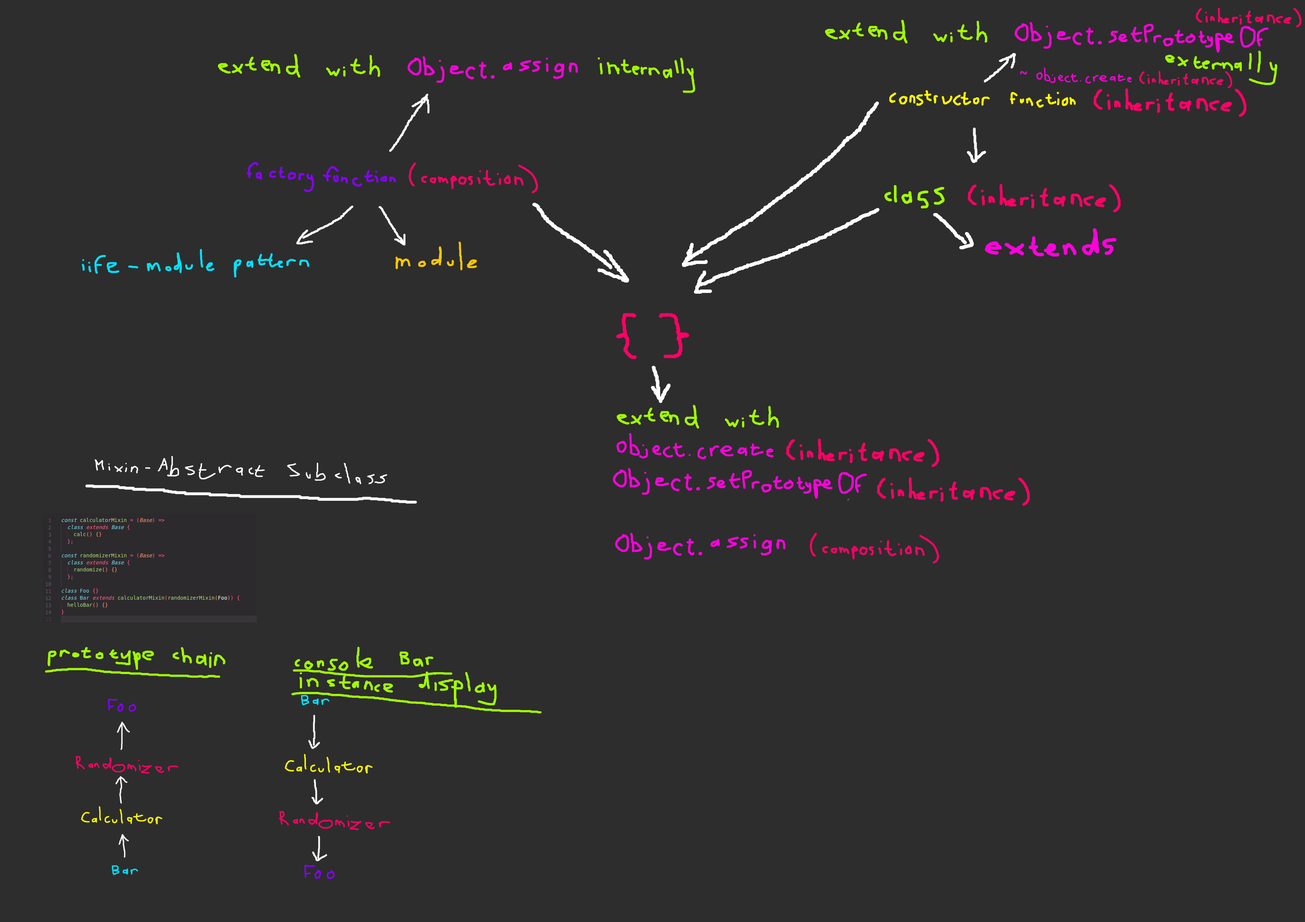
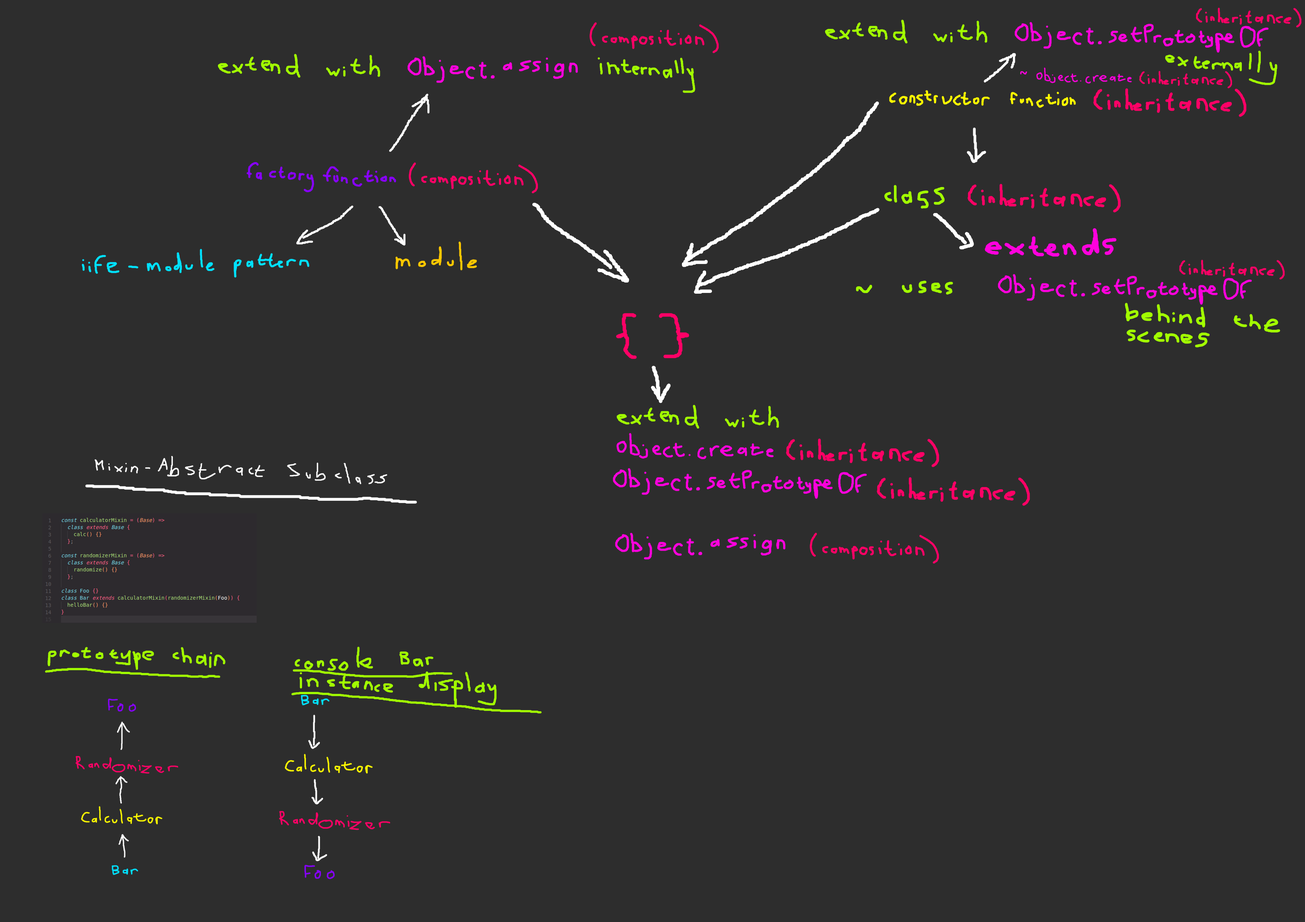
Before/after of a 1305 x 922 layered artwork. What changed in the layer stack:
painted on "Paint Layer 1" over [589, 21, 1285, 501]
